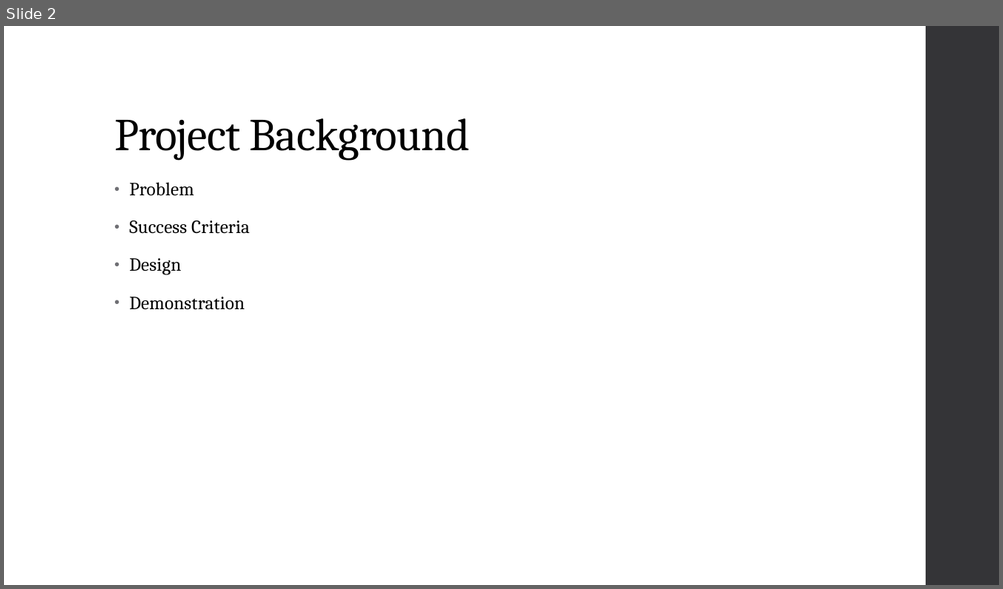
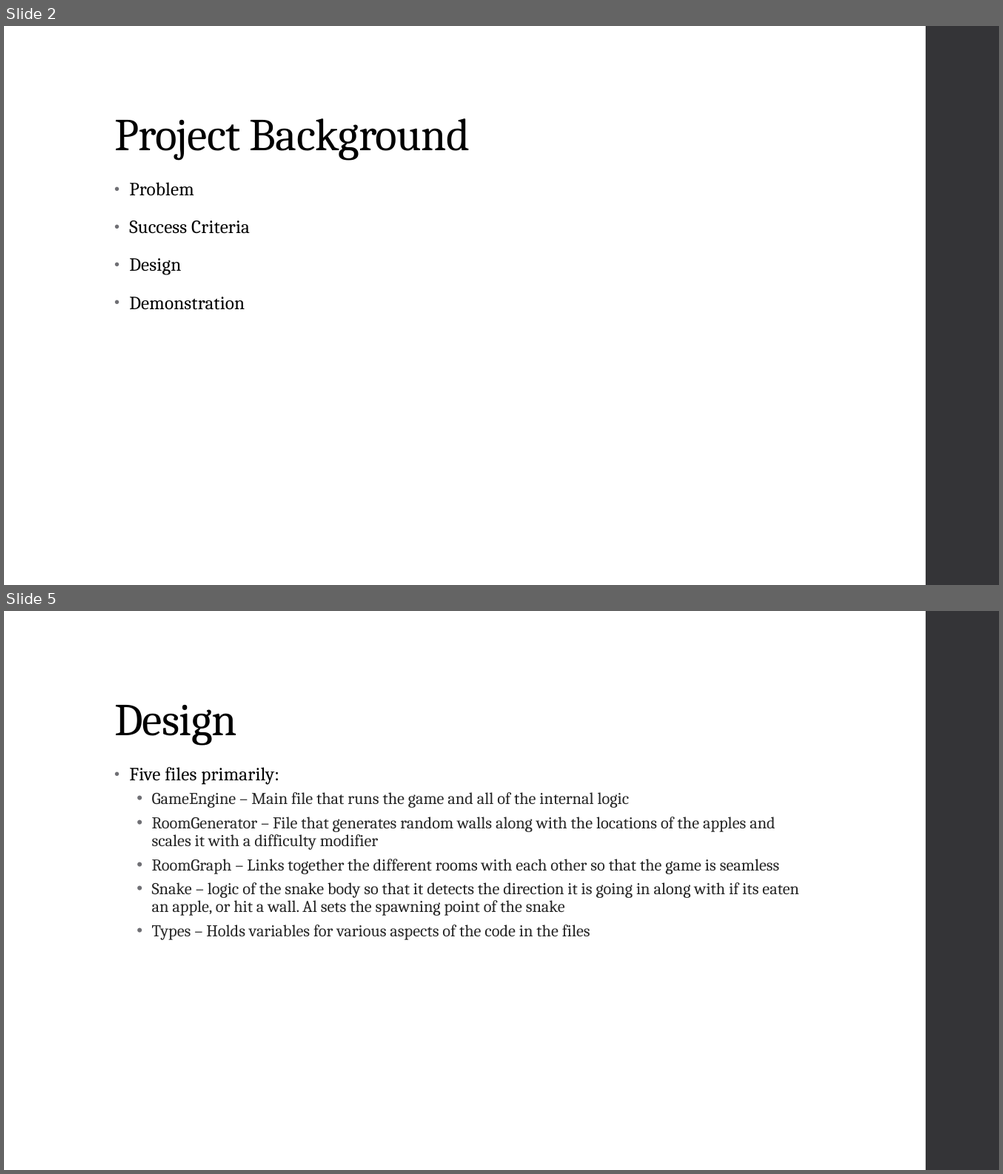
Before and after one commit to ZacharyYW/yearendproject25, a slide deck: Documentation/Year-End-Project-Presentation.pptx. Shown one above the other, each under a label of ours: slide 2 before the commit, slides 2 and 5 after it; the slides between them are not shown. The pictures are 1003x589 and 1003x1174 pixels, drawn with LibreOffice and Linux fonts; fonts in the diff are those of the drawing. Boxes give left, top, right and bottom in pixels: in the first picture for what was removed or moved away, otherwise in the second. Text is boxed around its words. In the diff, an @@ line names an element or a change of style, - is before the commit and + after.

```diff
--- a/Documentation/Year-End-Project-Presentation.pptx
+++ b/Documentation/Year-End-Project-Presentation.pptx
@@ slide 5 added at bbox=[4, 611, 999, 1170], background #FFFFFF; not listed: 1 template element that a slide beside it also shows @@
@@ title added at bbox=[114, 705, 237, 745], 44 pt, text #000000 @@
+Design
@@ text added at bbox=[129, 767, 799, 940], 16 pt, text #262626 @@
+• Five files primarily:
+  • GameEngine – Main file that runs the game and all of the internal logic
+  • RoomGenerator – File that generates random walls along with the locations of the apples and scales it with a difficulty modifier
+  • RoomGraph – Links together the different rooms with each other so that the game is seamless
+  • Snake – logic of the snake body so that it detects the direction it is going in along with if its eaten an apple, or hit a wall. Al sets the spawning point of the snake
+  • Types – Holds variables for various aspects of the code in the files
```
Also in this commit, not shown: 1 slide changed, 3 other slides added.
